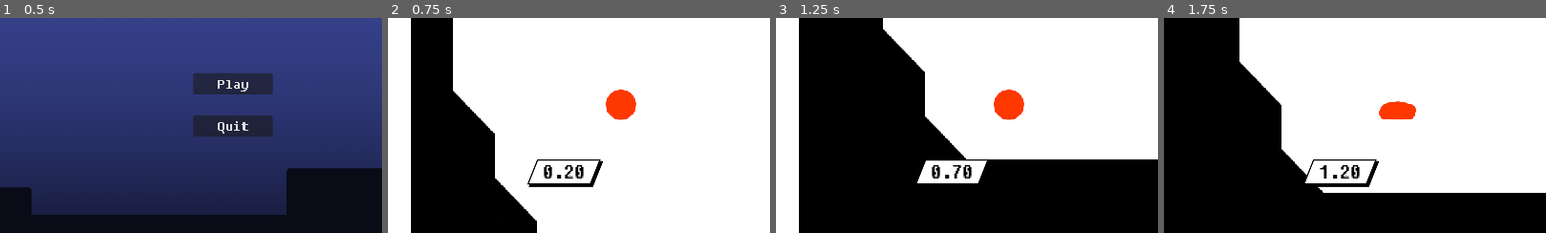
Above: before the commit, frames 1-4 (left to right).
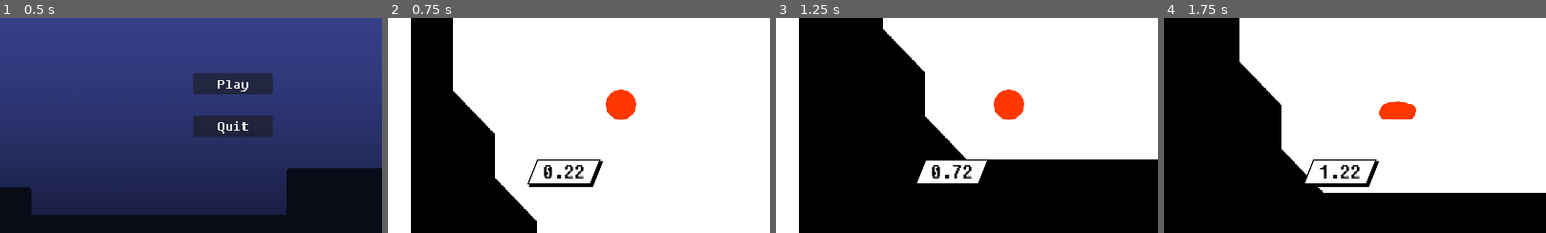
Above: after the commit, the same moments.

Repository: kagamiAL/CALHACKS_2024
Game: Godot game, scene res://scenes/Main/Main.tscn
Same seed, same stepped clock (60 frames per second), same inputs: the game is played once before the commit and once after it.
Inputs:
- Up to frame 1 (0.5 s): no input
- Up to frame 2 (0.75 s): click "Play" at 0.5 s
- Up to frame 3 (1.25 s): no input
- Up to frame 4 (1.75 s): tap Enter (ui_accept) at 1.25, 1.52 s; hold Right (ui_right) from 1.28 s (still down)
The pictures show only the part of the screen within x 20-70%, y 30-80%; the shares and areas given below are measured in that part.

Frame 1 is identical in both runs. In frame 2, less than 0.1% of the frame differs, in the area x 49-52%, y 68-75%; in frame 3, less than 0.1%; in frame 4, less than 0.1%.

Commit message:
Changed map loading logic

Diff:
--- /dev/null
+++ b/SceneSwitch.gd
@@ -0,0 +1,35 @@
+extends Node
+
+var current_scene = null
+
+func goto_scene(path):
+	# This function will usually be called from a signal callback,
+	# or some other function in the current scene.
+	# Deleting the current scene at this point is
+	# a bad idea, because it may still be executing code.
+	# This will result in a crash or unexpected behavior.
+
+	# The solution is to defer the load to a later time, when
+	# we can be sure that no code from the current scene is running:
+	call_deferred("_deferred_goto_scene", path)
+
+
+func _deferred_goto_scene(path):
+	# It is now safe to remove the current scene.
+	current_scene.free()
+
+	# Load the new scene.
+	var s = ResourceLoader.load(path)
+
+	# Instance the new scene.
+	current_scene = s.instantiate()
+
+	# Add it to the active scene, as child of root.
+	get_tree().root.add_child(current_scene)
+
+	# Optionally, to make it compatible with the SceneTree.change_scene_to_file() API.
+	get_tree().current_scene = current_scene
+
+func _ready():
+	var root = get_tree().root
+	current_scene = root.get_child(root.get_child_count() - 1)
--- a/project.godot
+++ b/project.godot
@@ -18,6 +18,7 @@
 [autoload]
 
 Game="*res://scenes/Main/Game.tscn"
+SceneSwitch="*res://SceneSwitch.gd"
 
 [display]
 
--- a/scenes/Main/Game.gd
+++ b/scenes/Main/Game.gd
@@ -1,4 +1,6 @@
 extends Node2D
+
+@onready var scene_switch = get_node("/root/SceneSwitch")
 
 var maps: Dictionary = {};
 
@@ -15,13 +17,13 @@
 			if !dir.current_is_dir():
 				var result = regex.search(file_name)
 				if result:
-					maps[int(result.get_string())] = load(path + "/" + file_name)
+					maps[int(result.get_string())] = path + "/" + file_name
 			file_name = dir.get_next()
 	else:
 		print("An error occurred when trying to access the path.")
 
 func load_current_level():
-	return maps[current_level]
+	return scene_switch.goto_scene(maps[current_level])
 
 func next_level():
 	if (current_level < maps.size()):
--- a/scenes/Main/Menu.gd
+++ b/scenes/Main/Menu.gd
@@ -13,4 +13,4 @@
 	get_tree().quit()
 
 func on_play_pressed():
-	get_tree().change_scene_to_packed(gameNode.load_current_level())
+	gameNode.load_current_level()
